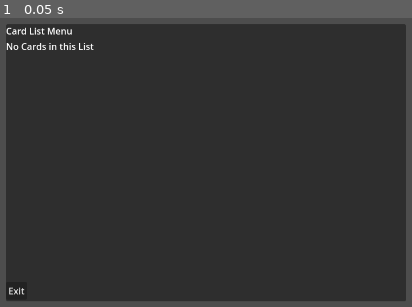
Above: before the commit, frame 1.
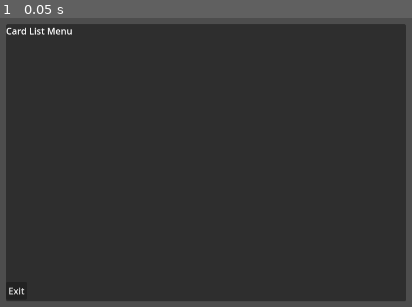
Above: after the commit, the same moment.

Repository: nckjchm/gd_cardgame
Game: Godot game, scene res://card_list_menu.tscn
Two runs of this game, one before a commit and one after it. Both use one fixed random seed, a clock stepped at 60 frames per second and the inputs below. This scene is started directly instead of the project's main scene.
Inputs:
- Up to frame 1 (0.05 s): no input

The runs differ from the first frame. In frame 1, 0.2% of the frame differs, in the area x 1-23%, y 8-12%.
Error after the commit: Invalid access to property or key 'menu_input_event' on a base object of type 'null instance'. (res://card_list_menu.gd:18)

Commit message:
Hand Display Bugfix and Improvements
The Card Display rewrite led to an inconsistency in how the GUI Manager handles the concerning inputs - should be fixed

Diff:
--- a/CardMenu.gd
+++ b/CardMenu.gd
@@ -1,4 +1,6 @@
 class_name CardMenu extends PanelContainer
+
+signal card_menu_input_event(card_menu : Control, event : InputEvent, context : Dictionary)
 
 #Set this with a custom array of choice dictionaries
 var choices : Array = []
@@ -12,21 +14,26 @@
 
 func _ready():
 	lbl_name.text = card.card_name
+	card_menu_input_event.connect(gui.game_manager.input_controller.menu_input_event)
 	for choice in choices:
 		var new_button = Button.new()
 		new_button.text = choice.label
-		new_button.pressed.connect(choice.on_click)
-		new_button.mouse_filter = Control.MOUSE_FILTER_STOP
+		new_button.pressed.connect(func():
+			choice.on_click.call()
+			gui.close_card_menu()
+		)
+		new_button.gui_input.connect(_gui_input)
 		new_button.custom_minimum_size = Vector2(83,26)
 		menu_container.add_child(new_button)
 		buttons.append(new_button)
-		new_button.mouse_filter = Control.MOUSE_FILTER_PASS
 	if has_close_button:
 		var btn_exit := Button.new()
 		btn_exit.text = "Close"
-		btn_exit.pressed.connect(func(): gui.close_card_menu())
+		btn_exit.pressed.connect(func():
+			gui.close_card_menu()
+		)
 		menu_container.add_child(btn_exit)
-		btn_exit.mouse_filter = Control.MOUSE_FILTER_PASS
+		btn_exit.gui_input.connect(_gui_input)
 
 func _gui_input(event):
-	gui.game_manager.input_controller.menu_input_event(self, event, {})
+	card_menu_input_event.emit(self, event, {})
--- a/FieldCamera.gd
+++ b/FieldCamera.gd
@@ -18,8 +18,8 @@
 	position -= movement
 	var bounding_width = field.middle.x * 2
 	var bounding_height = field.middle.y * 2
-	position.x = 0 if position.x < 0 else bounding_width if position.x > bounding_width else position.x
-	position.y = 0 if position.y < 0 else bounding_height if position.y > bounding_height else position.y
+	position.x = 0.0 if position.x < 0.0 else bounding_width if position.x > bounding_width else position.x
+	position.y = 0.0 if position.y < 0.0 else bounding_height if position.y > bounding_height else position.y
 
 func adjust_rotation(rotation_deg : float):
 	rotation = deg_to_rad(rotation_deg)
--- a/HandDisplay.gd
+++ b/HandDisplay.gd
@@ -18,12 +18,13 @@
 func refresh_cards(cards : Array[Card]):
 	empty()
 	for card in cards:
-		var card_gui_display = Templates.card_gui_diplay_prefab.instantiate()
+		var card_gui_display = Templates.card_gui_display_prefab.instantiate()
 		card_gui_display.initialize(card, gui)
 		var frame := Container.new()
 		frame.custom_minimum_size = Vector2(300, 400)
 		hand_hbox.add_child(frame)
 		frame.add_child(card_gui_display)
+		card_gui_display.gui_input.connect(_gui_input)
 
 func _gui_input(event):
 	input_controller.menu_input_event(self, event, {})
--- a/card_gui_display.gd
+++ b/card_gui_display.gd
@@ -19,6 +19,8 @@
 
 func update():
 	gui_card_input_event.connect(gui.game_manager.input_controller.card_gui_input_event)
+	for connected in card_display.card_input_event.get_connections():
+		card_display.card_input_event.disconnect(connected)
 	if not is_ready or not is_initialized:
 		return
 	add_child(card_display)
--- a/card_list_menu.gd
+++ b/card_list_menu.gd
@@ -1,4 +1,6 @@
 class_name CardListMenu extends PanelContainer
+
+signal card_list_menu_input_event(card_menu : Control, event : InputEvent, context : Dictionary)
 
 var cards : Array[Card]
 var gui : GUIController
@@ -13,6 +15,7 @@
 	self.gui = gui
 
 func _ready():
+	card_list_menu_input_event.connect(input_controller.menu_input_event)
 	btn_exit.pressed.connect(func():
 		gui.close_card_list_menu()
 	)
@@ -32,7 +35,7 @@
 		frame.add_child(standin)
 		content.add_child(frame)
 	for card in cards:
-		var card_gui_display : CardGUIDisplay = Templates.card_gui_diplay_prefab.instantiate()
+		var card_gui_display : CardGUIDisplay = Templates.card_gui_display_prefab.instantiate()
 		card_gui_display.initialize(card, gui)
 		var frame := Container.new()
 		frame.custom_minimum_size = Vector2(300, 400)
@@ -40,4 +43,4 @@
 		frame.add_child(card_gui_display)
 
 func _gui_input(event):
-	input_controller.menu_input_event(self, event, {})
+	card_list_menu_input_event.emit(self, event, {})
--- a/templates.gd
+++ b/templates.gd
@@ -10,7 +10,7 @@
 	YlwStrSchool = CardTemplate.YlwStrSchool.new()
 }
 var card_prefab = preload("res://card.tscn")
-var card_gui_diplay_prefab = preload("res://card_gui_display.tscn")
+var card_gui_display_prefab = preload("res://card_gui_display.tscn")
 
 var deck_templates = {
 	TestDeckYellow = DeckTemplate.TestDeckYellow.new()
